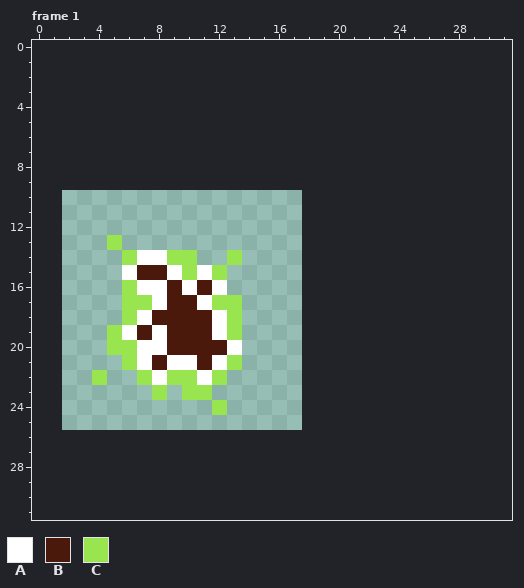
Two states of a pixel-art file, assets/prey/prey.aseprite. Above, as it was before the edit.
16x16 pixels, 4 frames. Shown: frame 1. The old version is drawn lined up with the new one, on the new canvas. The commit also changed other frames, which this record leaves out.
Palette (. is transparent): A #ffffff  B #4b180c  C #99e550
Pixels before, frame 1, first column x 4:
13 .C........
14 ..CAACC..C
15 ..ABBACAC.
16 ..CAABABA.
17 ..CCABBACC
18 ..CABBBBAC
19 .CABABBBAC
20 .CCAABBBBA
21 ..CABAABAC
22 C..CACCAC.
23 ....C.CC..
24 ........C.
The same view after the edit:
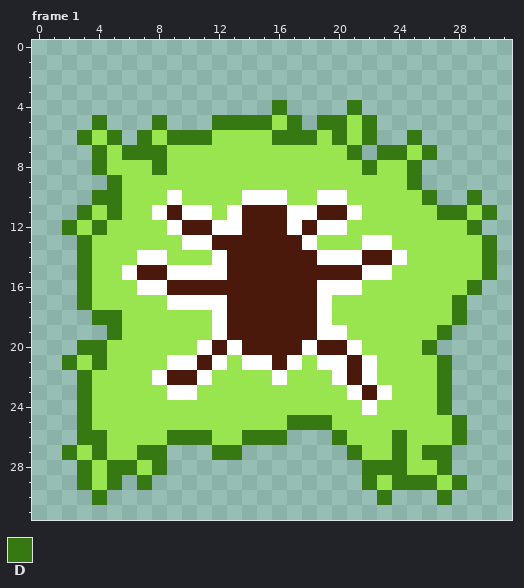
Colours new in this view: D #367812
Commit message: Redraw prey on 32*32 canvas
The exact change:
canvas 16x16 -> 32x32, the old top-left corner now at 2,10
Changed rows in their new state; - is an unchanged pixel.
Frame 1:
first column x 2:
 4 --------------D----D---------
 5 --D---D---DDDDCD-DDCD--------
 6 -DCD-DCDDDCCCCDDDCDCD--D-----
 7 --DCDDDCCCCCCCCCCCCD-DDCD----
 8 --DCCCDCCCCCCCCCCCCCDCCD-----
 9 ---DCCCCCCCCCCCCCCCCCCCD-----
10 --DDCCCACCCCAAACCAACCCCCD--D-
11 -DCDCCABAACABBBAABBACCCCCDDCD
12 DCDCCCCABBAABBBABAACCCCCCCCD-
13 -DC-CCCCAABBBBBBACCCAACCCCCCD
14 -DCC-----CABBBBBBAAABBACCCCCD
15 -DCC----A-ABBBBBBBBBAACCCCCCD
16 -DCC----B-BBBBBBBAAACCCCCCCD-
17 -DCC--CAA-ABBBBBBACCCCCCCCD--
18 --DD-CCCCC-BBBBBBACCCCCCCCD--
19 ---DCCCCCC-BBBBBBAACCCCCCD---
20 -DD--CCCCA--BBBBABBACCCCD----
21 DCDC-CC-----AABACAABACCCCD---
22 -D-CC--BB--CCCACCCABACCCCD---
23 -DCCCC-AA-CCCCCCCCCABACCCD---
24 -DCCCCCCCC-CCCCCCCCCACCCCD---
25 -DCCCCCCCCCCCCCDDDCCCCCCCCD--
26 -DDCCCCDDDCCDDD---DCCCDCCCD--
27 DCDCCDD---DD-------DCCDCDD---
28 -DCDDCD-------------DDDCCD---
29 -DCD-D--------------DCDDDCD--
30 --D------------------D---D---
Pixel boxes of the changes (left, top, right, bottom) in both pictures:
changed: (62, 100, 497, 505)
